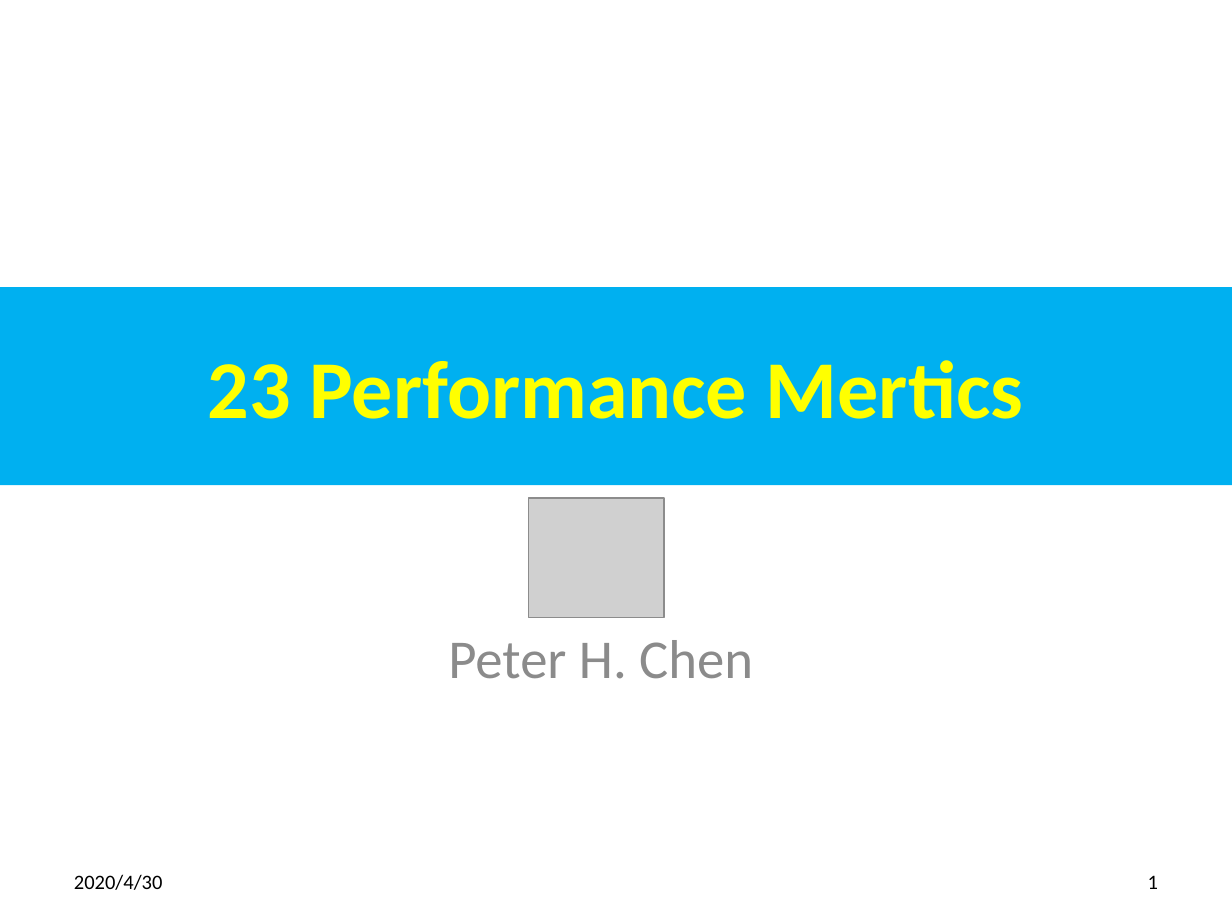
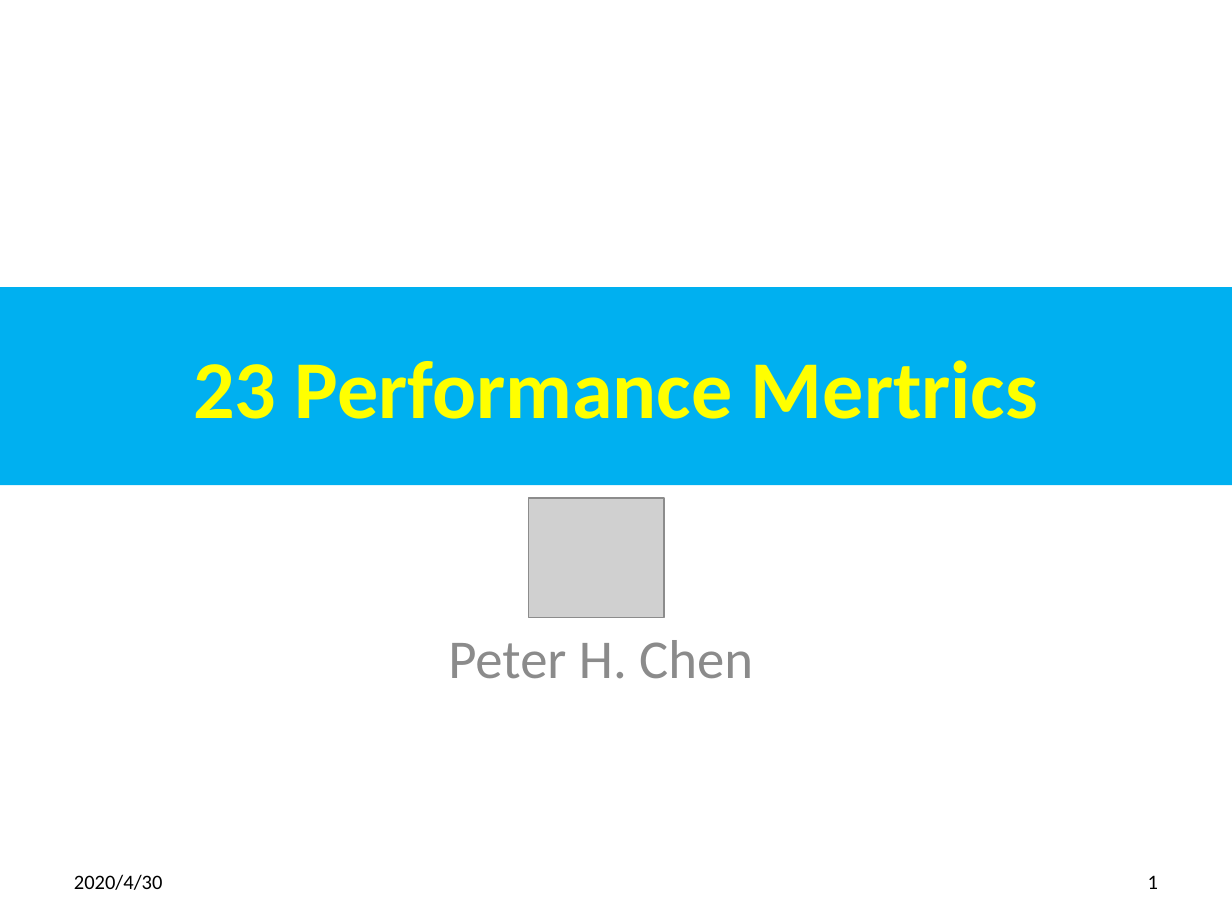
Before and after one commit to peterhchen/800_MachineLearning, a slide deck: slide 1 of 23_PerformanceMetrics.pptx. Drawn at 1232x924 pixels with LibreOffice and Linux fonts; fonts in the diff are those of the drawing; grey boxes stand for pictures. Boxes give left, top, right and bottom in pixels: in the first picture for what was removed or moved away, otherwise in the second. Text is boxed around its words. In the diff, an @@ line names an element or a change of style, - is before the commit and + after.

```diff
--- a/23_PerformanceMetrics.pptx
+++ b/23_PerformanceMetrics.pptx
@@ title at box(193, 360, 1038, 419): text changed @@
-23 Performance Mertics
+23 Performance Mertrics
```
